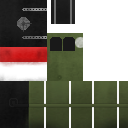
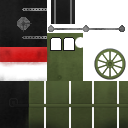
Layers edited between the first and the second 128×128 image:
added group "Rods" with 7 layers above "Bufferbeam" over [48, 25, 126, 80]
added layer "Layer 26" in group "Rods" over [94, 48, 126, 80]
added layer "Layer 26 copy" (multiply) in group "Rods" over [48, 25, 125, 32]
added group "Group 1" with 4 layers in group "Rods" over [48, 25, 125, 32]
added layer "Layer 25 copy" in group "Group 1" over [83, 25, 89, 32]
added layer "Layer 25 copy 2" in group "Group 1" over [119, 25, 125, 32]
added layer "Layer 25" in group "Group 1" over [48, 25, 54, 32]
added layer "Layer 24" in group "Group 1" over [54, 28, 119, 30]
painted on "Layer 20 copy" over [64, 38, 74, 50]
painted on "Layer 20" over [51, 38, 61, 50]
painted on "Layer 19" over [51, 37, 83, 50]
removed layer "Background" over [48, 25, 126, 80]
